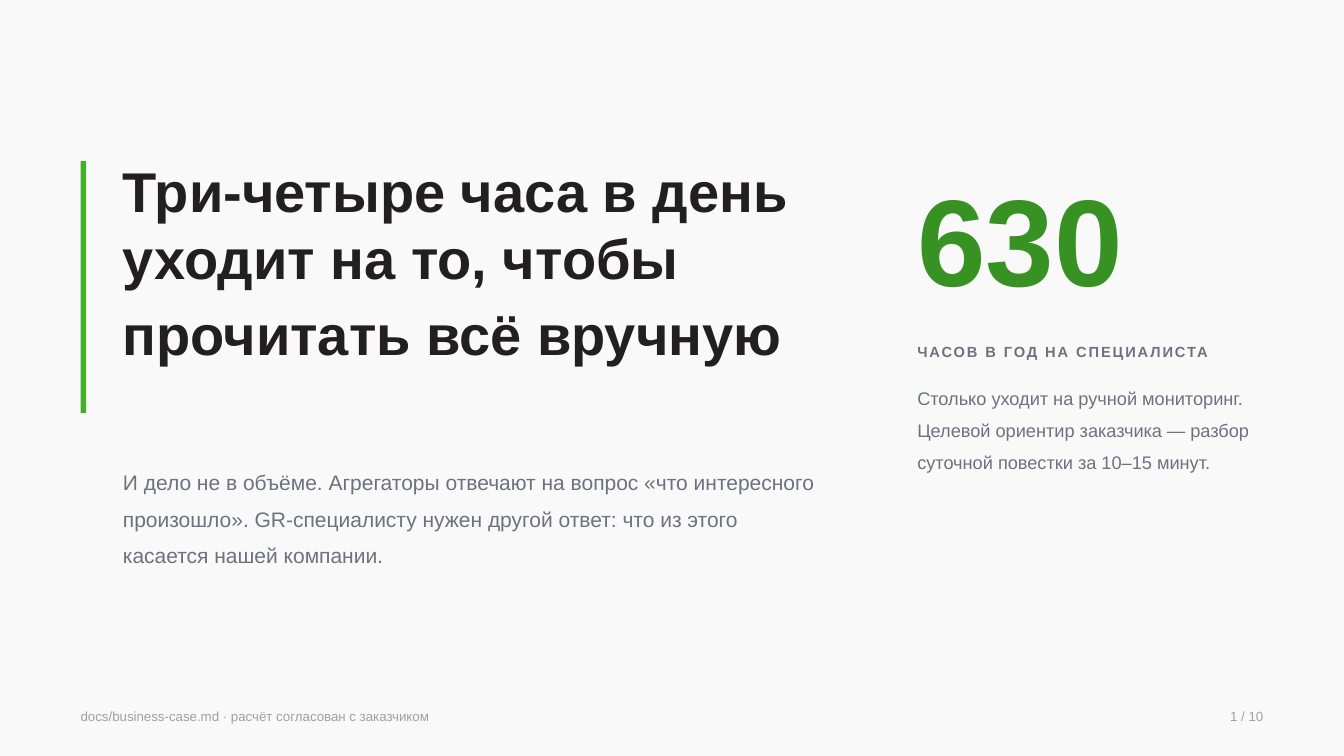
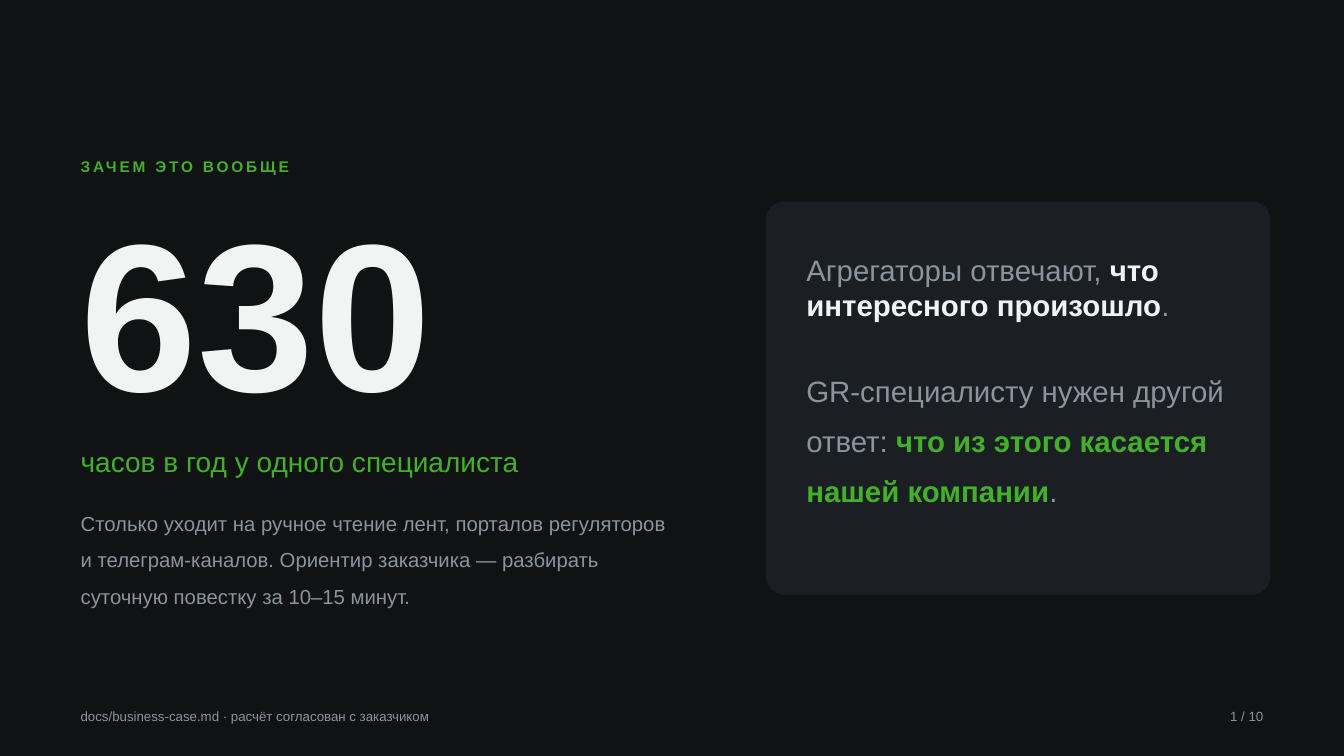
Before and after one commit to veceloe/ai-gpr-center-cifra, a slide deck: slide 2 of docs/product/build/presentation.pptx. Drawn at 1344x756 pixels with LibreOffice and Linux fonts; fonts in the diff are those of the drawing. Boxes give left, top, right and bottom in pixels: in the first picture for what was removed or moved away, otherwise in the second. Text is boxed around its words. In the diff, an @@ line names an element or a change of style, - is before the commit and + after.

```diff
--- a/docs/product/build/presentation.pptx
+++ b/docs/product/build/presentation.pptx
@@ rectangle at (0, 0, 1344, 756): fill #F9F9F9 to #101214 @@
@@ rectangle removed at (81, 161, 87, 413) @@
@@ text added at (81, 151, 807, 181), 11 pt, text #43B02A, bold @@
+ЗАЧЕМ ЭТО ВООБЩЕ
@@ text removed at (123, 173, 788, 365) @@
-Три-четыре часа в день
-уходит на то, чтобы
-прочитать всё вручную
@@ text "630": place and size @@
-text "630" at (917, 200, 1122, 288)
+text "630" at (81, 244, 431, 394)
@@ text "630" at (81, 244, 431, 394): size 88 to 150 pt, text colour #379123 to #F2F4F3; line spacing 1 to 0.94 @@
@@ rounded rectangle added at (766, 202, 1270, 595), fill #1B1F24 @@
@@ text at (806, 261, 1224, 502): text changed; size 15 to 21 pt; text colour #6B7280 to #8B949E; bold on @@
-И дело не в объёме. Агрегаторы отвечают на вопрос «что интересного произошло». GR-специалисту нужен другой ответ: что из этого касается нашей компании.
+Агрегаторы отвечают, что интересного произошло.
+GR-специалисту нужен другой ответ: что из этого касается нашей компании.
@@ text removed at (917, 391, 1249, 473) @@
-Столько уходит на ручной мониторинг. Целевой ориентир заказчика — разбор суточной повестки за 10–15 минут.
@@ text at (81, 457, 518, 477): text changed; size 10.5 to 20 pt; text colour #6B7280 to #43B02A; bold off @@
-ЧАСОВ В ГОД НА СПЕЦИАЛИСТА
+часов в год у одного специалиста
@@ text added at (81, 517, 665, 608), 14.5 pt, text #8B949E @@
+Столько уходит на ручное чтение лент, порталов регуляторов и телеграм-каналов. Ориентир заказчика — разбирать суточную повестку за 10–15 минут.
@@ text "docs/business-case.md · расчёт согласован с ..." at (81, 711, 429, 724): text colour #9AA1AB to #8B949E @@
@@ text "1 / 10" at (1230, 712, 1264, 721): text colour #9AA1AB to #8B949E @@
```
Also in this commit, not shown: 8 other slides changed, 1 slide added, 1 slide removed, 4 other files.
